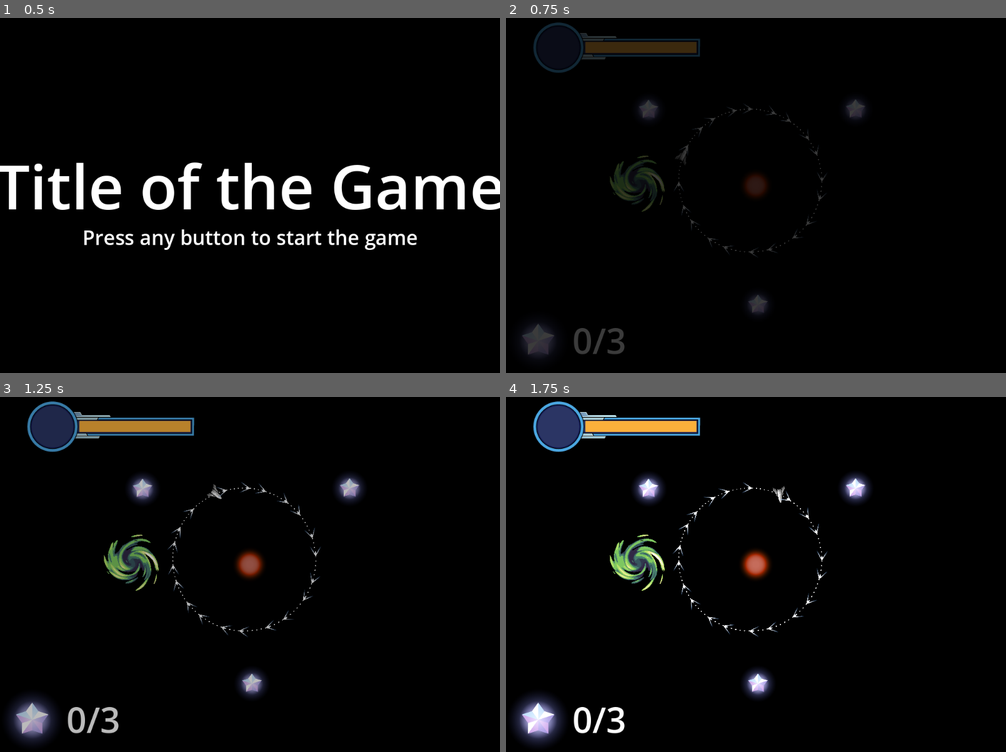
Above: before the commit, frames 1-4 (two rows, left to right).
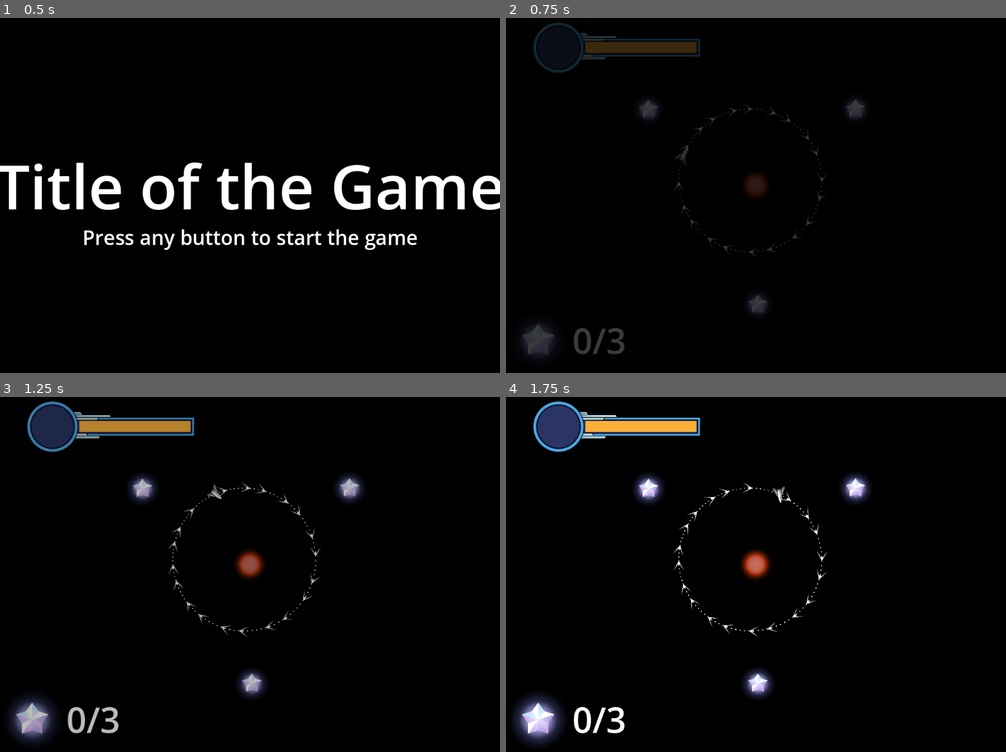
Above: after the commit, the same moments.

Repository: revanj/AstronautAndOrbit
Game: Godot game, scene res://TitleScene.tscn
Two runs of this game, one before a commit and one after it. Both use one fixed random seed, a clock stepped at 60 frames per second and the inputs below. The engine's default icon, where the game draws it, is replaced by a stand-in: a white triangle on a blue panel in a dark square.
Inputs (mouse positions are in pixels of both pictures, inside the frame that each line leads up to):
- Up to frame 1 (0.5 s): no input
- Up to frame 2 (0.75 s): tap Enter at 0.5 s; move the mouse to (866, 167) at 0.52 s; hold D (thruster_right_turn) from 0.53 s (still down); click (866, 167) at 0.67 s
- Up to frame 3 (1.25 s): keep holding D (thruster_right_turn); click (360, 546) at 0.77 s
- Up to frame 4 (1.75 s): release D (thruster_right_turn) at 1.25 s; drag from (656, 581) to (756, 563) at 1.27 s

Frame 1 is identical in both runs. In frame 2, 0.6% of the frame differs, in the area x 20-32%, y 38-55%; in frame 3, 0.9%; in frame 4, 0.9%.

Commit message:
change camera size

Diff:
--- a/TestLevels/TestMultipleSlingshot.tscn
+++ b/TestLevels/TestMultipleSlingshot.tscn
@@ -41,3 +41,6 @@
 
 [node name="EnergyCrystal5" parent="Crystals" index="4" instance=ExtResource("3_6xmbc")]
 position = Vector2(691, 242)
+
+[node name="Camera2D" parent="." index="4"]
+zoom = Vector2(0.8, 0.8)
--- a/TestLevels/TestOrbitalCorrection.tscn
+++ b/TestLevels/TestOrbitalCorrection.tscn
@@ -1,15 +1,11 @@
-[gd_scene load_steps=8 format=3 uid="uid://0pg85oq54epb"]
+[gd_scene load_steps=6 format=3 uid="uid://0pg85oq54epb"]
 
 [ext_resource type="PackedScene" uid="uid://w6gs4ljwad72" path="res://LevelBase.tscn" id="1_4yahq"]
 [ext_resource type="PackedScene" uid="uid://b160ih64nd20k" path="res://GravityObjects/Star.tscn" id="2_g6v8c"]
-[ext_resource type="Shader" path="res://Planets/Asteroids/Asteroids.gdshader" id="2_qvati"]
 [ext_resource type="Texture2D" uid="uid://cya38ef4wtcxt" path="res://Art/StarFailedwannabe.svg" id="3_02ala"]
 [ext_resource type="PackedScene" uid="uid://co8brsgf1hgks" path="res://EnergyStar.tscn" id="3_r3moe"]
-[ext_resource type="PackedScene" uid="uid://cdl2c78ntdfc8" path="res://Planets/Wormhole/Wormhole.tscn" id="6_phsjx"]
 
 [sub_resource type="ShaderMaterial" id="ShaderMaterial_2lpja"]
-render_priority = 0
-shader = ExtResource("2_qvati")
 
 [node name="LevelBase" instance=ExtResource("1_4yahq")]
 
@@ -38,7 +34,4 @@
 [node name="EnergyCrystal4" parent="Crystals" index="2" instance=ExtResource("3_r3moe")]
 position = Vector2(3.99997, 244)
 
-[node name="Wormhole" parent="." index="6" instance=ExtResource("6_phsjx")]
-position = Vector2(-242, -5)
-
 [editable path="Stars/Star"]
--- a/TestLevels/TestSimpleSlingshot.tscn
+++ b/TestLevels/TestSimpleSlingshot.tscn
@@ -32,5 +32,8 @@
 [node name="EnergyCrystal3" parent="Crystals" index="2" instance=ExtResource("3_ur5qs")]
 position = Vector2(395, -346)
 
+[node name="Camera2D" parent="." index="4"]
+zoom = Vector2(0.5, 0.5)
+
 [node name="CollisionShape2D" parent="DeathArea" index="0"]
 debug_color = Color(0, 0.596078, 0.701961, 0)
--- a/project.godot
+++ b/project.godot
@@ -24,7 +24,7 @@
 window/size/viewport_width=1024
 window/size/viewport_height=768
 window/stretch/mode="viewport"
-window/stretch/aspect="keep_height"
+window/stretch/aspect="keep_width"
 
 [input]
 
